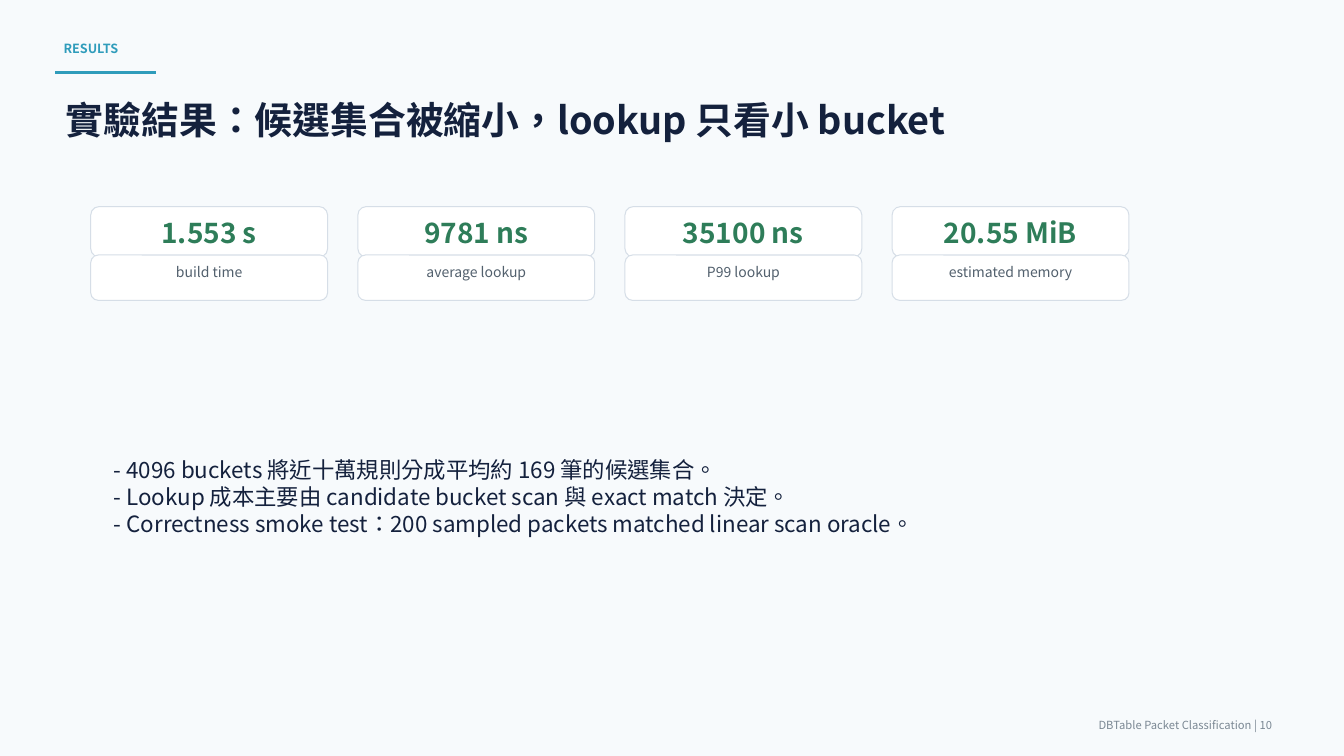
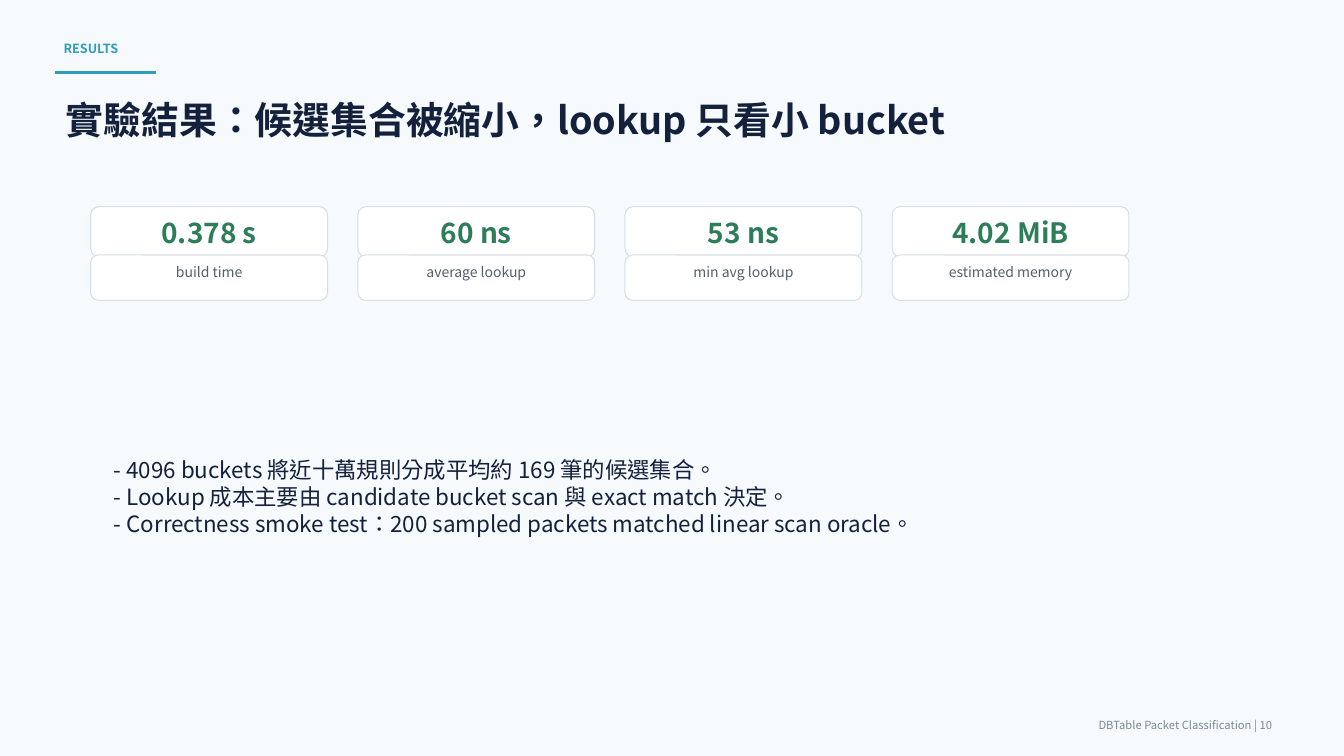
Before and after one commit to eriquechen23-cyl/DBTable-Advanced-Network-Final-Project, a slide deck: slide 10 of deliverables/DBTable_Final_Project_Presentation.pptx. Drawn at 1344x756 pixels with LibreOffice and Linux fonts; fonts in the diff are those of the drawing. Boxes give left, top, right and bottom in pixels: in the first picture for what was removed or moved away, otherwise in the second. Text is boxed around its words. In the diff, an @@ line names an element or a change of style, - is before the commit and + after.

```diff
--- a/deliverables/DBTable_Final_Project_Presentation.pptx
+++ b/deliverables/DBTable_Final_Project_Presentation.pptx
@@ text in rounded rectangle at [161,222,257,244]: text changed @@
-1.553 s
+0.378 s
@@ text in rounded rectangle at [441,222,512,244]: text changed @@
-9781 ns
+60 ns
@@ text in rounded rectangle at [708,222,779,244]: text changed @@
-35100 ns
+53 ns
@@ text in rounded rectangle at [952,220,1069,244]: text changed @@
-20.55 MiB
+4.02 MiB
@@ text in rounded rectangle at [693,266,794,281]: text changed @@
-P99 lookup
+min avg lookup
```
Also in this commit, not shown: 4 other slides changed, 16 other files.
